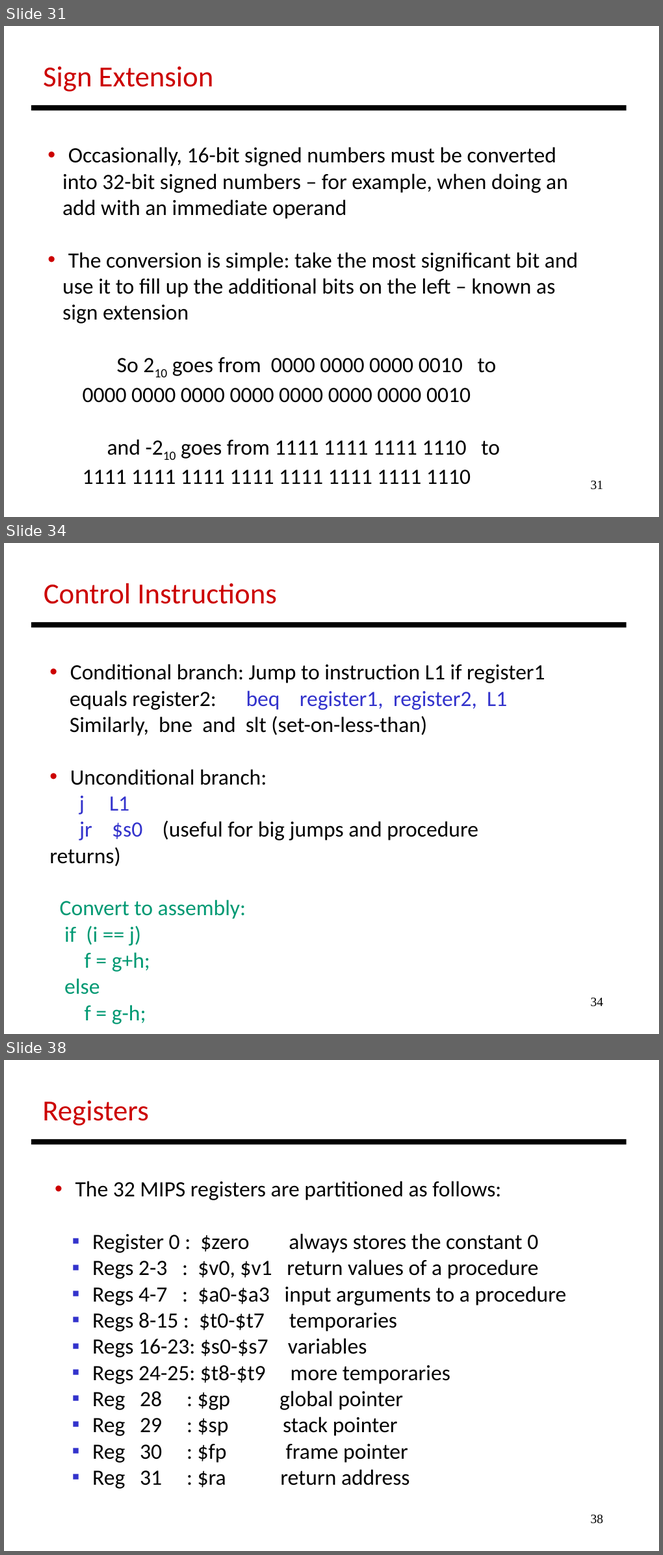
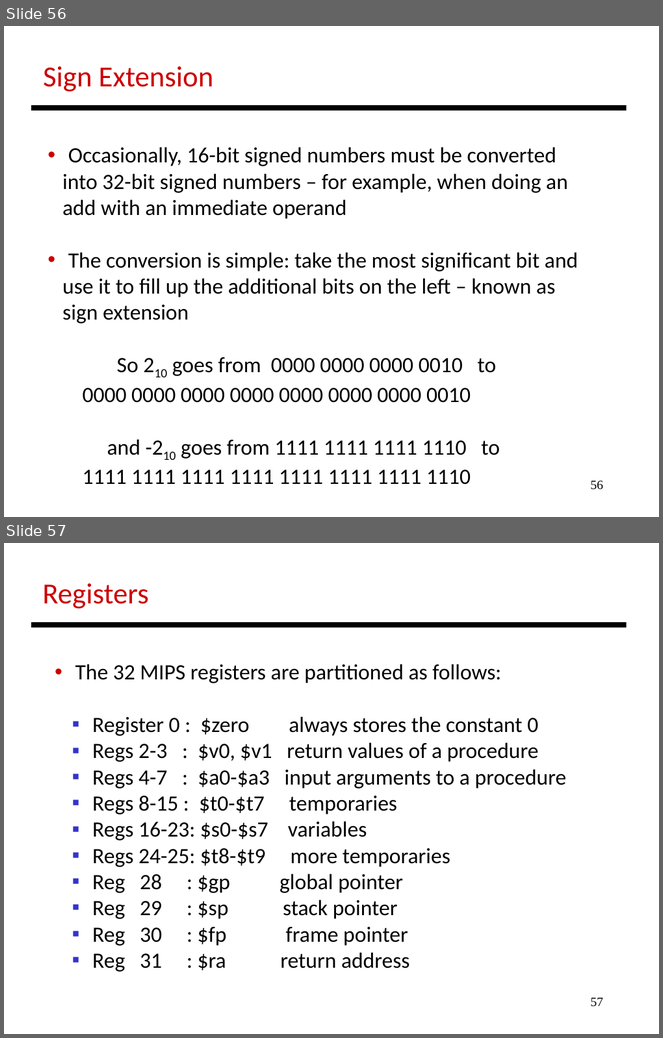
Before and after one commit to antonburtsev/cs3810, a slide deck: lectures/lecture04-mips/lecture-04-mips.odp. Shown one above the other, each under a label of ours: slides 31, 34 and 38 before the commit, slides 56 and 57 after it; the slides between them are not shown. The pictures are 663x1555 and 663x1038 pixels, drawn with LibreOffice and Linux fonts; fonts in the diff are those of the drawing. Boxes give left, top, right and bottom in pixels: in the first picture for what was removed or moved away, otherwise in the second. Text is boxed around its words. In the diff, an @@ line names an element or a change of style, - is before the commit and + after.

Commit message:
Add more to lecture 04 - instruction encoding, control instructions

```diff
--- a/lectures/lecture04-mips/lecture-04-mips.odp
+++ b/lectures/lecture04-mips/lecture-04-mips.odp
@@ slide 34 removed at box(4, 543, 659, 1034), background #FFFFFF @@
@@ text removed at box(44, 583, 276, 604) @@
-Control Instructions
@@ line removed from (31, 625) to (627, 625) @@
@@ text removed at box(50, 664, 545, 995) @@
-• Conditional branch: Jump to instruction L1 if register1
-equals register2: beq register1, register2, L1
-Similarly, bne and slt (set-on-less-than)
-• Unconditional branch:
-j L1
-jr $s0 (useful for big jumps and procedure returns)
-Convert to assembly:
-if (i == j)
-f = g+h;
-else
-f = g-h;
@@ page number removed at box(591, 998, 604, 1007) @@
-34
@@ what was slide 31 is now slide 56 @@
@@ page number at box(591, 481, 604, 490): text changed @@
-31
+56
@@ what was slide 38 is now slide 57 @@
@@ page number at box(591, 998, 604, 1007): text changed @@
-38
+57
```
Also in this commit, not shown: 1 slide changed, 24 slides added, 4 other slides removed, 3 other files.
